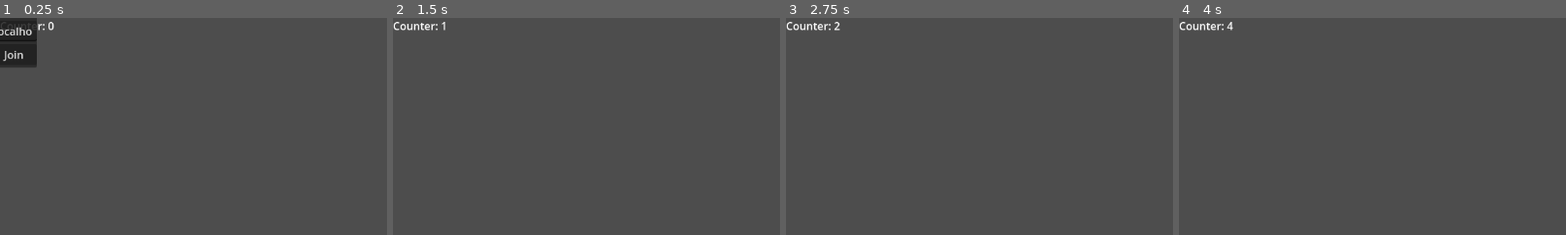
Above: before the commit, frames 1-4 (left to right).
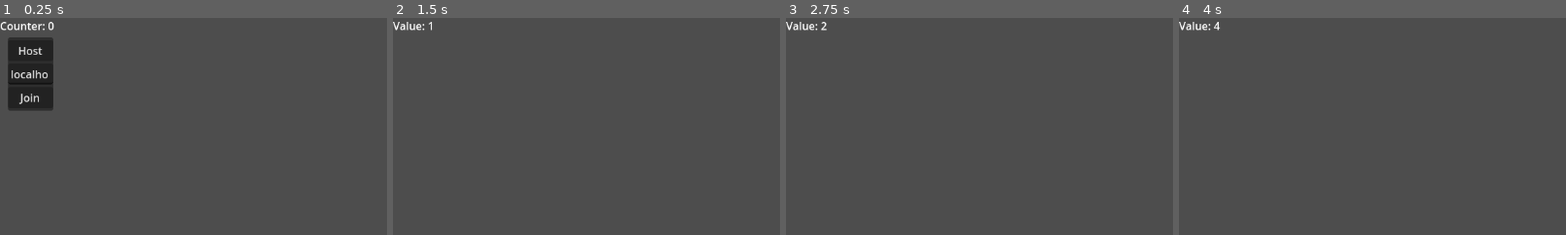
Above: after the commit, the same moments.

Repository: Marlo-Ong/cs381-game-architecture
Game: Godot game, scene res://World.tscn
The game is run twice, just before and just after one commit, with the same random seed, the same clock (stepped at 60 frames per second) and the same inputs.
Inputs (mouse positions are % of the whole screen's width and height, from its top left):
- Up to frame 1 (0.25 s): no input
- Up to frame 2 (1.5 s): click (4, 7) at 0.5 s, where only the run after the commit has a clickable "Host"; tap Enter at 1.25 s
- Up to frame 3 (2.75 s): tap Space at 2 s
- Up to frame 4 (4 s): tap Enter at 2.75 s; tap Space at 3.5 s
The pictures show only the part of the screen within x 0-50%, y 0-50%; the shares and areas given below are measured in that part.

The runs differ from the first frame. In frame 1, 4.0% of the frame differs, in the area x 0-14%, y 0-43%; in frame 2, 0.3%; in frame 3, 0.3%; in frame 4, 0.3%.
Error after the commit: Trying to assign value of type 'LineEdit' to a variable of type 'VBoxContainer'. (res://networking.gd:4)

Commit message:
In-class: Implement Godot networking

Diff:
--- /dev/null
+++ b/godemo/Player.tscn
@@ -0,0 +1,25 @@
+[gd_scene load_steps=2 format=3 uid="uid://815clyym80x0"]
+
+[sub_resource type="SceneReplicationConfig" id="SceneReplicationConfig_wffsk"]
+properties/0/path = NodePath(".:position")
+properties/0/spawn = true
+properties/0/replication_mode = 1
+properties/1/path = NodePath("Label:text")
+properties/1/spawn = true
+properties/1/replication_mode = 1
+
+[node name="Control" type="Control"]
+layout_mode = 3
+anchors_preset = 15
+anchor_right = 1.0
+anchor_bottom = 1.0
+grow_horizontal = 2
+grow_vertical = 2
+
+[node name="MultiplayerSynchronizer" type="MultiplayerSynchronizer" parent="."]
+replication_config = SubResource("SceneReplicationConfig_wffsk")
+
+[node name="Label" type="Label" parent="."]
+layout_mode = 0
+offset_right = 40.0
+offset_bottom = 23.0
--- a/godemo/RemoteLabel.gd
+++ b/godemo/RemoteLabel.gd
@@ -1,23 +1,27 @@
 extends Label
 
 var second = 1
-var counter = 0
+var value = 0
 
 func updateValue(newValue, senderID = 1):
-	if !(is_multiplayer_authority() or senderID == 0):
-		updateValueRPC.rpc_id(1, newValue, multiplayer.get_unique_id())
+	# senderID 1 = host, 0 = non-host client
+	# host may not always be mult. authority
+	if !is_multiplayer_authority() and senderID != 0:
+		updateValueRPC.rpc_id(1, newValue, multiplayer.get_unique_id()) # only calls rpc for this specific id (1)
 		return
-	counter = newValue
 
+	value = newValue
+	text = "Value: " + String.num(value)
+
+	# Make sure the value change gets propigated to all of the clients!
 	if is_multiplayer_authority() and senderID != 0:
-		print(senderID, " has set the value to: ", counter)
-		updateValueRPC.rpc(newValue, senderID)
+		print(senderID, " has set the value to: ", value)
+		updateValueRPC.rpc(newValue, 0)
 
-# Remote Procedure Call
-@rpc("any_peer") # any peer is allowed to call this RPC
+@rpc("any_peer")
 func updateValueRPC(newValue, senderID):
 	if is_multiplayer_authority() or senderID == 0:
-		updateValue(newValue)
+		updateValue(newValue, senderID)
 
 # Called every frame. 'delta' is the elapsed time since the previous frame.
 func _process(delta):
@@ -25,5 +29,4 @@
 	second -= delta
 	if second < 0:
 		second = 1
-		updateValue(counter + 1)
-		text = "Counter: " + str(counter)
+		updateValue(value + 1)
--- a/godemo/World.tscn
+++ b/godemo/World.tscn
@@ -30,8 +30,10 @@
 
 [node name="HostMenu" type="Control" parent="."]
 anchors_preset = 0
-offset_right = 40.0
-offset_bottom = 40.0
+offset_left = 24.0
+offset_top = 64.0
+offset_right = 64.0
+offset_bottom = 104.0
 script = ExtResource("1_bd0yp")
 
 [node name="PanelContainer" type="PanelContainer" parent="HostMenu"]
--- a/godemo/networking.gd
+++ b/godemo/networking.gd
@@ -1,11 +1,11 @@
 extends Control
 
-@onready var game = $"../Game"
-@onready var address_entry = $PanelContainer/VBoxContainer/IPAddress
-@onready var label = $"../Game/Label"
+@onready var game : Control = $"../Game"
+@onready var address_entry : VBoxContainer = $PanelContainer/VBoxContainer/IPAddress
+@onready var label : Label = $"../Game/Label"
 
-const PORT = 6420
-var peer = ENetMultiplayerPeer.new()
+const PORT : int = 6420
+var peer : ENetMultiplayerPeer = ENetMultiplayerPeer.new()
 
 func buttonCommon():
 	hide()
@@ -26,10 +26,10 @@
 	peer.create_client(address_entry.text, PORT)
 	multiplayer.multiplayer_peer = peer
 
-func addPlayer(peer_id):
+func addPlayer(peer_id: int):
 	print(peer_id)
 	pass
 
-func removePlayer(peer_id):
+func removePlayer(peer_id: int):
 	print("ded")
 	pass
Not shown, added: godemo/src/Networking.cpp
Not shown, added: godemo/src/Networking.h
